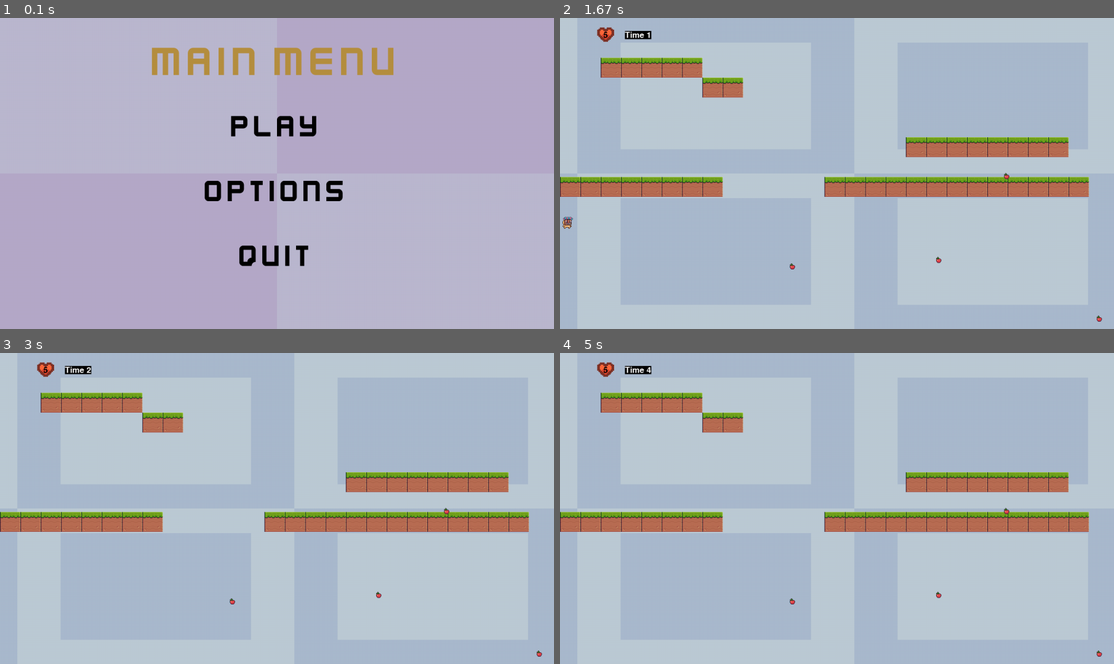
Above: before the commit, frames 1-4 (two rows, left to right).
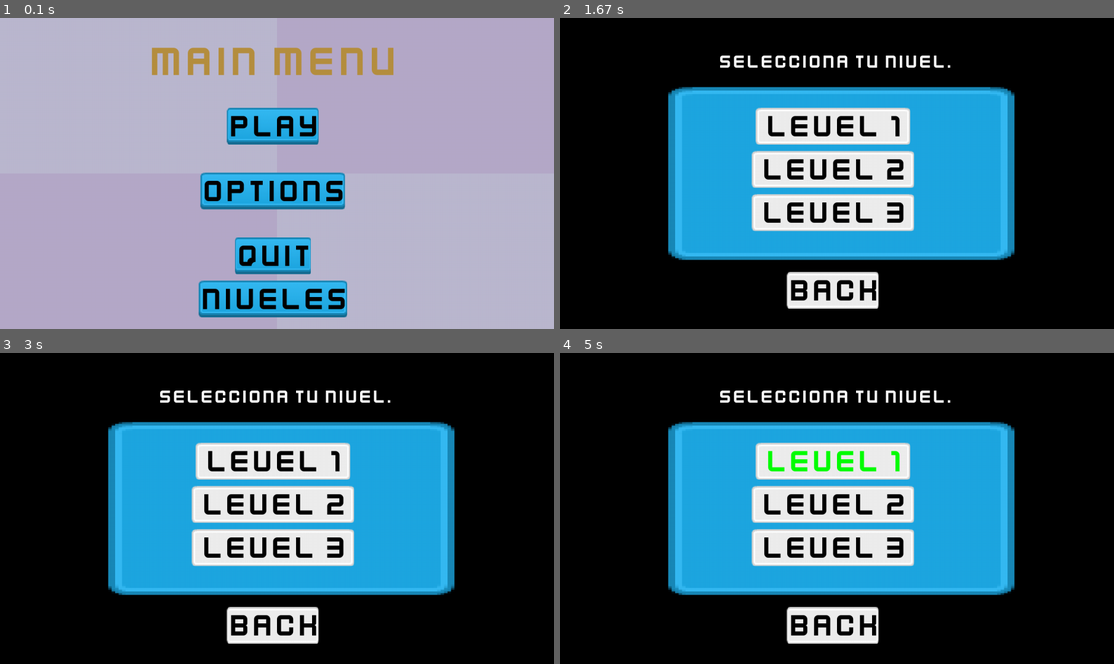
Above: after the commit, the same moments.

Repository: Maxizx/patricioBallesteros-pygame-tp-final
Game: pygame game, started from main.py
Two runs of this game, one before a commit and one after it. Both use one fixed random seed, a clock stepped at 60 frames per second and the inputs below.
Inputs (mouse positions are in pixels of both pictures, inside the frame that each line leads up to):
- Up to frame 1 (0.1 s): no input
- Up to frame 2 (1.67 s): click (798, 291) at 0.38 s, where only the run after the commit has a clickable "NIVELES"; click (798, 117) at 0.72 s, where only the run after the commit has a clickable "LEVEL 1"; click (1014, 164) at 1.05 s
- Up to frame 3 (3 s): click (232, 496) at 1.88 s, where only the run after the commit has a clickable "LEVEL 2"; click (481, 617) at 2.22 s
- Up to frame 4 (5 s): click (792, 539) at 3.05 s, where only the run after the commit has a clickable "LEVEL 3"; click (837, 505) at 3.38 s, where only the run after the commit has a clickable "LEVEL 2"; click (759, 443) at 3.72 s; click (981, 480) at 4.05 s; click (798, 452) at 4.88 s, where only the run after the commit has a clickable "LEVEL 1"

The runs differ from the first frame. In frame 1, 8.6% of the frame differs, in the area x 35-63%, y 28-97%; in frame 2, 100%; in frame 3, 100%; in frame 4, 100%, in the area x 0-100%, y 0-100%.

Commit message:
add menu levels

Diff:
--- a/GUI_inicio.py
+++ b/GUI_inicio.py
@@ -8,36 +8,42 @@
 
 pg.init()
 
-SCREEN = pg.display.set_mode((ANCHO_VENTANA, ALTO_VENTANA))
+screen = pg.display.set_mode((ANCHO_VENTANA, ALTO_VENTANA))
 pg.display.set_caption("Menu")
 
 BG = pg.image.load("images/locations/fondos/Purple.png")
 BG = pg.transform.scale(BG, (ANCHO_VENTANA, ALTO_VENTANA))
 
+rescalado = (800,400)
+panel_menu_niveles = pg.image.load("images/UI/PNG/blue_panel.png")
+panel_menu_niveles = pg.transform.scale(panel_menu_niveles,(rescalado))
+
 
 def get_font(size): # Returns Press-Start-2P in the desired size
     return pg.font.Font("images/UI/Font/kenvector_future_thin.ttf", size)
 
 x_centrada= ANCHO_VENTANA/2
+posicion_titulo = (x_centrada,100)
 posicion_centrada = (x_centrada, ALTO_VENTANA/2)
 posicion_centrada_abajo = (x_centrada, (ALTO_VENTANA/2)+100)
 color_boton = "Black"
 color_boton_al_apretar = "White"
+color_letras = "Black"
 
 def game_over():
     while True:
         PLAY_MOUSE_POS = pg.mouse.get_pos()
-        SCREEN.fill("black")
+        screen.fill("black")
 
         PLAY_TEXT = get_font(70).render("Gave Over", True, (255,45,0))
         PLAY_RECT = PLAY_TEXT.get_rect(center= posicion_centrada)
-        SCREEN.blit(PLAY_TEXT, PLAY_RECT)
+        screen.blit(PLAY_TEXT, PLAY_RECT)
 
         PLAY_BACK = Button(image=None, pos= posicion_centrada_abajo,
                             text_input="BACK", font=get_font(75), base_color="White", hovering_color="Green")
 
         PLAY_BACK.changeColor(PLAY_MOUSE_POS)
-        PLAY_BACK.update(SCREEN)
+        PLAY_BACK.update(screen)
 
         for event in pg.event.get():
             if event.type == pg.QUIT:
@@ -52,7 +58,7 @@
 def pause():
     while True:
         PLAY_MOUSE_POS = pg.mouse.get_pos()
-        SCREEN.fill("black")
+        screen.fill("black")
 
         boton_subir = pg.image.load("images/UI/PNG/grey_arrowUpWhite.png")
         boton_subir_rect = boton_subir.get_rect(center= ((x_centrada)-50,300))
@@ -62,18 +68,18 @@
 
         PLAY_TEXT = get_font(45).render("Pause", True, "White")
         PLAY_RECT = PLAY_TEXT.get_rect(center= (x_centrada,200))
-        SCREEN.blit(boton_subir, boton_subir_rect)
-        SCREEN.blit(boton_bajar, boton_bajar_rect)
+        screen.blit(boton_subir, boton_subir_rect)
+        screen.blit(boton_bajar, boton_bajar_rect)
 
         PLAY_TEXT = get_font(45).render("Pause", True, "White")
         PLAY_RECT = PLAY_TEXT.get_rect(center= (x_centrada,200))
-        SCREEN.blit(PLAY_TEXT, PLAY_RECT)
+        screen.blit(PLAY_TEXT, PLAY_RECT)
 
         PLAY_BACK = Button(image=None, pos=posicion_centrada_abajo,
                             text_input="BACK", font=get_font(75), base_color="White", hovering_color="Green")
 
         PLAY_BACK.changeColor(PLAY_MOUSE_POS)
-        PLAY_BACK.update(SCREEN)
+        PLAY_BACK.update(screen)
 
         for event in pg.event.get():
             if event.type == pg.QUIT:
@@ -85,29 +91,62 @@
 
         pg.display.update()
 
+def niveles():
+    while True:
+        PLAY_MOUSE_POS = pg.mouse.get_pos()
+        print(PLAY_MOUSE_POS)
+        screen.fill("black")
+
+        PLAY_TEXT = get_font(45).render("Selecciona tu nivel.", True, color_boton_al_apretar)
+        PLAY_RECT = PLAY_TEXT.get_rect(center= posicion_titulo)
+        screen.blit(PLAY_TEXT, PLAY_RECT)
+        screen.blit(panel_menu_niveles,(250, 160))
+
+        PLAY_BACK = Button(image="images/UI/PNG/grey_button02.png", pos=(640,630), text_input="BACK", font=get_font(75), base_color=color_letras, hovering_color="Green")
+        level_one = Button(image="images/UI/PNG/grey_button02.png", pos=(x_centrada,250), text_input=" LEVEL 1 ", font=get_font(75), base_color = color_letras, hovering_color="Green")
+        level_two = Button(image="images/UI/PNG/grey_button02.png", pos=(x_centrada,350), text_input=" LEVEL 2 ", font=get_font(75), base_color = color_letras, hovering_color="Green")
+        level_three = Button(image="images/UI/PNG/grey_button02.png", pos=(x_centrada,450), text_input=" LEVEL 3 ", font=get_font(75), base_color =  color_letras, hovering_color="Green")
+
+        PLAY_BACK.changeColor(PLAY_MOUSE_POS)
+        level_one.changeColor(PLAY_MOUSE_POS)
+        level_two.changeColor(PLAY_MOUSE_POS)
+        level_three.changeColor(PLAY_MOUSE_POS)
+        PLAY_BACK.update(screen)
+        level_one.update(screen)
+        level_two.update(screen)
+        level_three.update(screen)
+
+        for event in pg.event.get():
+            if event.type == pg.QUIT:
+                pg.quit()
+
+            if event.type == pg.MOUSEBUTTONDOWN:
+                if PLAY_BACK.checkForInput(PLAY_MOUSE_POS):
+                    pass
+
+        pg.display.update()
 
 def play():
     while True:
         PLAY_MOUSE_POS = pg.mouse.get_pos()
-        SCREEN.fill("black")
+        screen.fill("black")
 
         PLAY_TEXT = get_font(45).render("This is the PLAY screen.", True, "White")
         PLAY_RECT = PLAY_TEXT.get_rect(center= posicion_centrada)
-        SCREEN.blit(PLAY_TEXT, PLAY_RECT)
+        screen.blit(PLAY_TEXT, PLAY_RECT)
 
         PLAY_BACK = Button(image=None, pos=posicion_centrada_abajo, text_input="BACK", font=get_font(75), base_color="White", hovering_color="Green")
 
         PLAY_BACK.changeColor(PLAY_MOUSE_POS)
-        PLAY_BACK.update(SCREEN)
-
-        for event in pg.event.get():
-            if event.type == pg.QUIT:
-                pg.quit()
-
-            if event.type == pg.MOUSEBUTTONDOWN:
-                if PLAY_BACK.checkForInput(PLAY_MOUSE_POS):
-                    game = GameManager()
-                    game.run()
+        PLAY_BACK.update(screen)
+
+        for event in pg.event.get():
+            if event.type == pg.QUIT:
+                pg.quit()
+
+            if event.type == pg.MOUSEBUTTONDOWN:
+                if PLAY_BACK.checkForInput(PLAY_MOUSE_POS):
+                    pass
 
         pg.display.update()
 
@@ -115,17 +154,17 @@
     while True:
         OPTIONS_MOUSE_POS = pg.mouse.get_pos()
 
-        SCREEN.fill("white")
+        screen.fill("white")
 
         OPTIONS_TEXT = get_font(45).render("This is the OPTIONS screen.", True, "Black")
         OPTIONS_RECT = OPTIONS_TEXT.get_rect(center= posicion_centrada)
-        SCREEN.blit(OPTIONS_TEXT, OPTIONS_RECT)
+        screen.blit(OPTIONS_TEXT, OPTIONS_RECT)
 
         OPTIONS_BACK = Button(image=None, pos=posicion_centrada_abajo,
                             text_input="BACK", font=get_font(75), base_color="Black", hovering_color="Green")
 
         OPTIONS_BACK.changeColor(OPTIONS_MOUSE_POS)
-        OPTIONS_BACK.update(SCREEN)
+        OPTIONS_BACK.update(screen)
 
         for event in pg.event.get():
             if event.type == pg.QUIT:
@@ -139,30 +178,37 @@
 
 def main_menu():
     while True:
-        SCREEN.blit(BG, (0, 0))
+        screen.blit(BG, (0, 0))
 
         MENU_MOUSE_POS = pg.mouse.get_pos()
 
+
+
         MENU_TEXT = get_font(100).render("MAIN MENU", True, "#b68f40")
-        MENU_RECT = MENU_TEXT.get_rect(center=(x_centrada, 100))
-
-        PLAY_BUTTON = Button(image=pg.image.load("images/UI/PNG/blue_button04.png"), pos=(x_centrada, 250),
+        MENU_RECT = MENU_TEXT.get_rect(center = posicion_titulo)
+
+        PLAY_BUTTON = Button(image="images/UI/PNG/blue_button04.png", pos=(x_centrada, 250),
                             text_input="PLAY", font=get_font(75), base_color = color_boton, hovering_color = color_boton_al_apretar)
-        OPTIONS_BUTTON = Button(image=pg.image.load("images/UI/PNG/blue_button04.png"), pos=(x_centrada, 400),
+        LEVEL_BUTTON = Button(image="images/UI/PNG/blue_button04.png", pos=(x_centrada, 650),
+                            text_input="NIVELES", font=get_font(75), base_color = color_boton, hovering_color = color_boton_al_apretar)
+        OPTIONS_BUTTON = Button(image="images/UI/PNG/blue_button04.png", pos=(x_centrada, 400),
                             text_input="OPTIONS", font=get_font(75), base_color = color_boton, hovering_color = color_boton_al_apretar)
-        QUIT_BUTTON = Button(image=pg.image.load("images/UI/PNG/blue_button04.png"), pos=(x_centrada, 550),
+        QUIT_BUTTON = Button(image="images/UI/PNG/blue_button04.png", pos=(x_centrada, 550),
                             text_input="QUIT", font=get_font(75), base_color = color_boton, hovering_color = color_boton_al_apretar)
 
-        SCREEN.blit(MENU_TEXT, MENU_RECT)
-
-        for button in [PLAY_BUTTON, OPTIONS_BUTTON, QUIT_BUTTON]:
+        screen.blit(MENU_TEXT, MENU_RECT)
+
+        for button in [PLAY_BUTTON, LEVEL_BUTTON,OPTIONS_BUTTON, QUIT_BUTTON]:
             button.changeColor(MENU_MOUSE_POS)
-            button.update(SCREEN)
-
-        for event in pg.event.get():
-            if event.type == pg.QUIT:
-                pg.quit()
-            if event.type == pg.MOUSEBUTTONDOWN:
+            button.update(screen)
+
+        for event in pg.event.get():
+            if event.type == pg.QUIT:
+                pg.quit()
+            if event.type == pg.MOUSEBUTTONDOWN:
+                if LEVEL_BUTTON.checkForInput(MENU_MOUSE_POS):
+                    niveles()
+
                 if PLAY_BUTTON.checkForInput(MENU_MOUSE_POS):
                     game = GameManager()
                     game.run()
--- a/botones.py
+++ b/botones.py
@@ -2,7 +2,7 @@
 
 class Button():
 	def __init__(self, pos, text_input, font, base_color, hovering_color, image = None):
-		self.image = None
+		self.image = pg.image.load(image)
 		self.x_pos = pos[0]
 		self.y_pos = pos[1]
 		self.font = font
@@ -11,10 +11,11 @@
 		self.text = self.font.render(self.text_input, True, self.base_color)
 		if self.image is None:
 			self.image = self.text
-		self.rect = self.image.get_rect(center=(self.x_pos, self.y_pos))
+		# self.rect = self.image.get_rect(center=(self.x_pos, self.y_pos))
 		self.text_rect = self.text.get_rect(center=(self.x_pos, self.y_pos))
-		self.rect = self.image.get_rect(center=(self.x_pos, self.y_pos))
+		self.rect = self.image.get_rect(topleft=(self.text_rect.left -10, self.text_rect.top))
 		self.image = pg.transform.scale(self.image, (self.text_rect.width , self.text_rect.height))
+
 
 	def update(self, screen):
 		if self.image is not None:
--- a/game.py
+++ b/game.py
@@ -161,7 +161,9 @@
     def cargar_mapa(self):
         self.mapa = self.eleccion_nivel(self.lista_de_niveles,self.nivel,self.escenario)
         self.muros = self.mapas.construir_mapa(self.mapa)
-        self.mapas.dibujar_muros(self.screen,self.muros)
+        # self.mapas.dibujar_muros(self.screen,self.muros)
+        self.mapas.grupo_bloques.draw(self.screen)
+        self.mapas.grupo_bloques.update()
         self.colision_muros(self.muros)
 
     def pasar_escenario(self):
--- a/niveles/plataforma.py
+++ b/niveles/plataforma.py
@@ -18,58 +18,57 @@
 coordenadas_y = 400
 
 class bloque(pg.sprite.Sprite):
-    def __init__(self) -> None:
+    def __init__(self,x,y) -> None:
         super().__init__()
         self.imagen_del_bloque = pg.image.load("images/locations/0.png")
         # self.imagen_del_bloque = Auxiliar.get_image_SurfaceFromSpriteSheet("images/locations/Terrain (16x16).png",4,3,seleccion_columna=1,seleccion_fila=0,step=1)
         self.rect = self.imagen_del_bloque.get_rect()
+        self.rect.x = x
+        self.rect.y = y
 
 
-    def draw_bloque(self, pantalla):
-            for ubi in range(50,1000,self.rect.width - 2):
-                self.rect.x = ubi
-                self.rect.y = coordenadas_y
-                pantalla.blit(self.imagen_del_bloque, self.rect)
+    # def draw_bloque(self, pantalla):
+    #         for ubi in range(50,1000,self.rect.width - 2):
+    #             self.rect.x = ubi
+    #             self.rect.y = coordenadas_y
+    #             pantalla.blit(self.imagen_del_bloque, self.rect)
 
-    def draw_bloque(self, pantalla):
-        pantalla.blit(self.imagen_del_bloque, self.rect)
+    # def draw_bloque(self, pantalla):
+    #     pantalla.blit(self.imagen_del_bloque, self.rect)
 
 # nivel = niveles.get("nivel_1")
 
 
-class construir_mapas(bloque,pg.sprite.Sprite):
+class construir_mapas(pg.sprite.Sprite):
     def __init__(self) -> None:
         super().__init__()
-        self.bloque_plataforma = bloque()
+        self.bloque_plataforma = bloque(0,0)
         self.grupo_bloques = pg.sprite.Group()
 
 
-    def dibujar_muro(self,superficie, rectangulo):
+    # def dibujar_muro(self,superficie, rectangulo):
 
-        # pg.draw.rect(superficie, (0,0,0), rectangulo)
-        superficie.blit(self.bloque_plataforma.imagen_del_bloque,self.bloque_plataforma.imagen_del_bloque.get_rect(topleft = (rectangulo.x,rectangulo.y)))
-        # for valor in rectangulo.values():
-        #     superficie.blit(self.bloque_plataforma.imagen_del_bloque,self.bloque_plataforma.imagen_del_bloque.get_rect(topleft = (valor["x"],valor["y"])))
+    #     # pg.draw.rect(superficie, (0,0,0), rectangulo)
+    #     superficie.blit(self.bloque_plataforma.imagen_del_bloque,self.bloque_plataforma.imagen_del_bloque.get_rect(topleft = (rectangulo.x,rectangulo.y)))
+    #     # for valor in rectangulo.values():
+    #     #     superficie.blit(self.bloque_plataforma.imagen_del_bloque,self.bloque_plataforma.imagen_del_bloque.get_rect(topleft = (valor["x"],valor["y"])))
 
     def construir_mapa(self,mapa):
-        muros = []
+        # muros = []
         x = 0
         y = 0
         for muro in mapa:
             for ladrillo in muro:
-                diccionario = {}
                 if ladrillo == "X":
-                    muros.append(pg.Rect(x, y, 60, 60))
-                    # diccionario["x"] = x
-                    # diccionario["y"] = y
+                    # muros.append(pg.Rect(x, y, 60, 60))
+                    self.bloque_plataforma = bloque(x,y)
+                    self.grupo_bloques.add(self.bloque_plataforma)
 
-                    # muros.append(diccionario)
-                    # self.grupo_bloques.add(muro)
                 x += self.bloque_plataforma.imagen_del_bloque.get_width()
             x = 0
             y += self.bloque_plataforma.imagen_del_bloque.get_height()
-        return muros
 
-    def dibujar_muros(self,superficie, muros):
-        for m in muros:
-            self.dibujar_muro(superficie, m)
+
+    # def dibujar_muros(self,superficie, muros):
+    #     for m in muros:
+    #         self.dibujar_muro(superficie, m)
